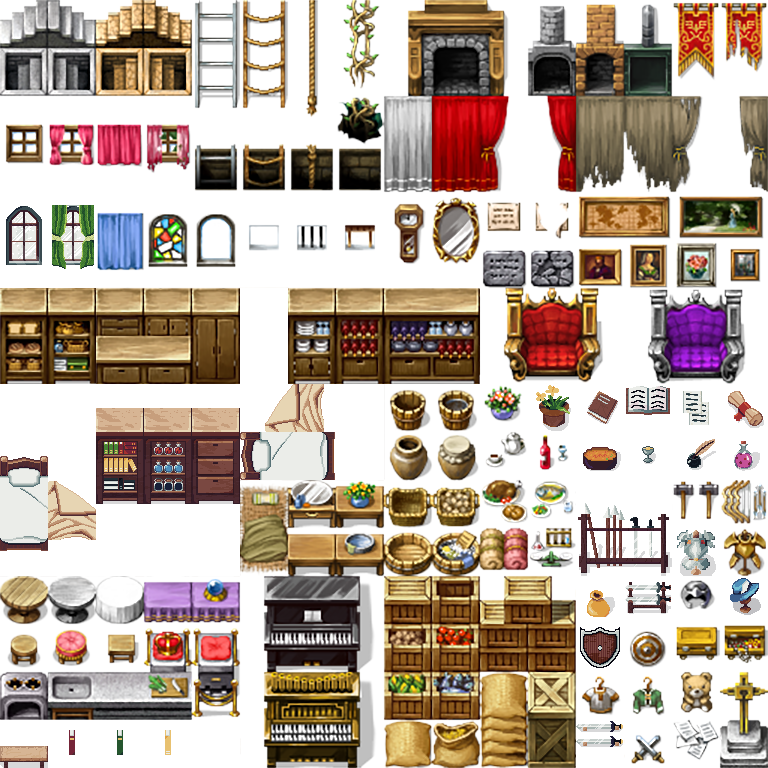
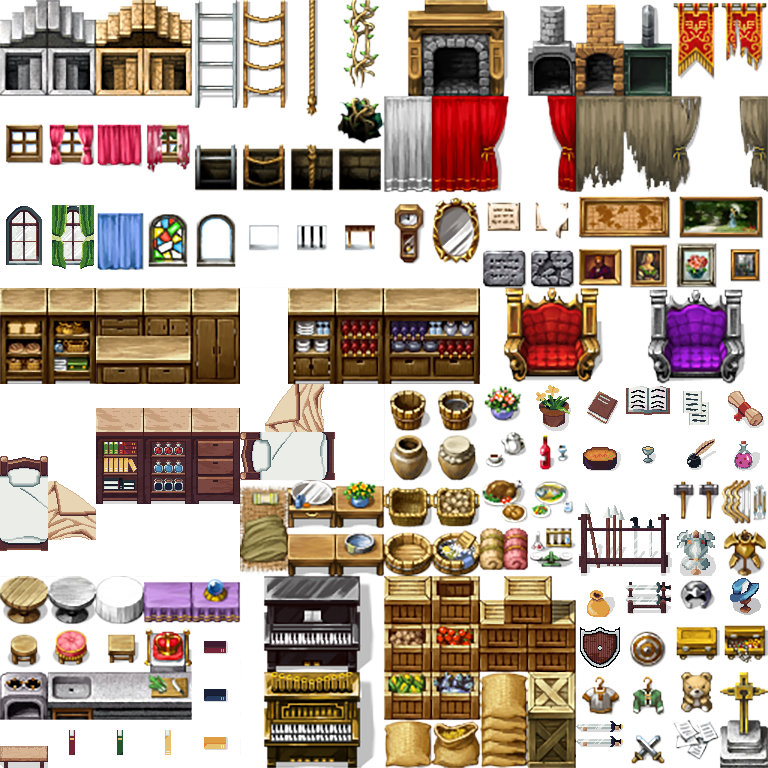
The second w=768, h=768 image is a revision of the first. Changes to its layers:
added layer "Single Yellow Book Side" above "Single Blue Book Side" over [204, 737, 228, 750]
added layer "Single Blue Book Side" above "Single Red Book Side" over [204, 689, 228, 702]
added layer "Single Red Book Side" above "Single Yellow Book" over [204, 641, 228, 654]
painted on "Layer 1" over [192, 628, 240, 720]